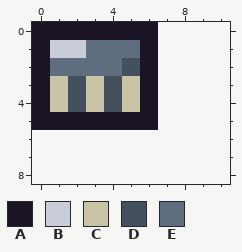
Edited in one commit: pixel-art file (tools/art/map/newsstand.aseprite). The picture above was drawn from the file before the commit.
7x6 pixels, 1 frame. The old version is drawn lined up with the new one, on the new canvas.
Palette (. is transparent): A #1a1424  B #c9cdd8  C #c9c4a8  D #44505e  E #5e6e7e
Pixels before, first column x 0:
0 AAAAAAA
1 ABBEEEA
2 AEEEEDA
3 ACDCDCA
4 ACDCDCA
5 AAAAAAA
The same view after the edit:
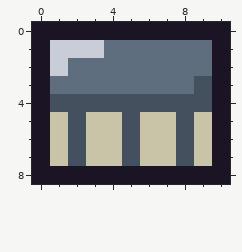
Change:
{"change": "canvas 7x6 -> 11x9"}
{"y":0,"x":7,"old":"....","new":"AAAA"}
{"y":1,"x":3,"old":"E","new":"B"}
{"y":1,"x":6,"old":"A....","new":"EEEEA"}
{"y":2,"x":1,"old":"E","new":"B"}
{"y":2,"x":5,"old":"DA....","new":"EEEEEA"}
{"y":3,"x":1,"old":"CDCDCA....","new":"EEEEEEEEDA"}
{"y":4,"x":1,"old":"C","new":"D"}
{"y":4,"x":3,"old":"C","new":"D"}
{"y":4,"x":5,"old":"CA....","new":"DDDDDA"}
{"y":5,"x":1,"old":"AAAAAA....","new":"CDCCDCCDCA"}
{"y":6,"x":0,"old":"...........","new":"ACDCCDCCDCA"}
{"y":7,"x":0,"old":"...........","new":"ACDCCDCCDCA"}
{"y":8,"x":0,"old":"...........","new":"AAAAAAAAAAA"}
{"label":"changed","picture_box":[32,22,230,184]}
